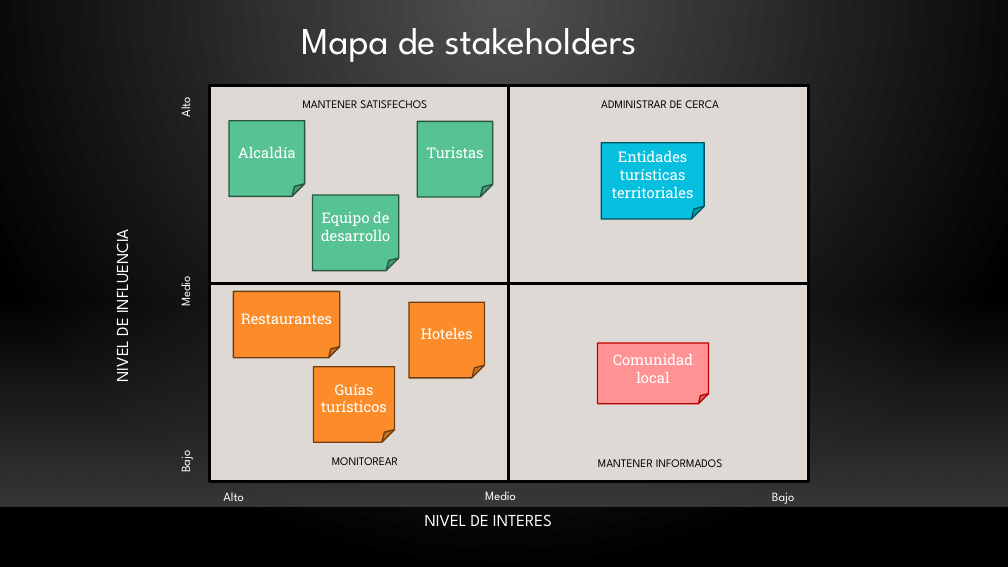
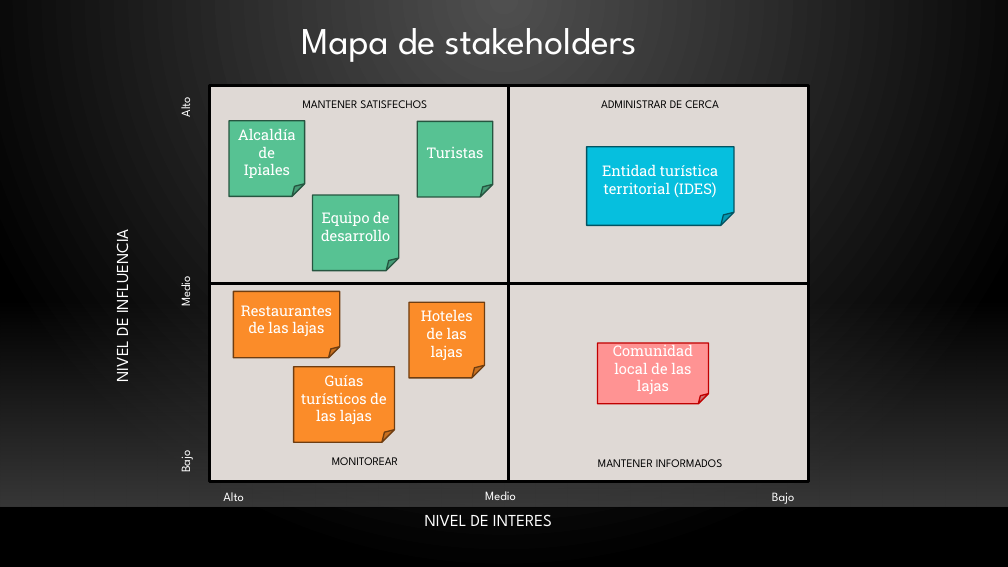
Before and after one commit to AlejoCeron-col/turismolaslajas, a slide deck: slide 1 of Mapa stakeholders.pptx. Drawn at 1008x567 pixels with LibreOffice and Linux fonts; fonts in the diff are those of the drawing; background and template pictures are left out. Boxes give left, top, right and bottom in pixels: in the first picture for what was removed or moved away, otherwise in the second. Text is boxed around its words. In the diff, an @@ line names an element or a change of style, - is before the commit and + after.

```diff
--- a/Mapa stakeholders.pptx
+++ b/Mapa stakeholders.pptx
@@ text in folded corner at box(238, 129, 296, 178): text changed @@
-Alcaldía
+Alcaldía de Ipiales
@@ folded corner "Entidad turística territorial (IDES)": place and size @@
-folded corner "Entidad turística territorial (IDES)" at box(601, 143, 704, 219)
+folded corner "Entidad turística territorial (IDES)" at box(587, 147, 734, 225)
@@ text in folded corner at box(602, 164, 718, 197): text changed @@
-Entidades turísticas territoriales
+Entidad turística territorial (IDES)
@@ text in folded corner at box(241, 305, 332, 336): text changed @@
-Restaurantes
+Restaurantes de las lajas
@@ text in folded corner at box(421, 309, 473, 360): text changed @@
-Hoteles
+Hoteles de las lajas
@@ text in folded corner at box(613, 342, 693, 394): text changed @@
-Comunidad local
+Comunidad local de las lajas
@@ folded corner "Guías turísticos de las lajas": place and size @@
-folded corner "Guías turísticos de las lajas" at box(314, 367, 395, 442)
+folded corner "Guías turísticos de las lajas" at box(293, 367, 394, 442)
@@ text in folded corner at box(301, 375, 386, 424): text changed @@
-Guías turísticos
+Guías turísticos de las lajas
```
Also in this commit, not shown: 3 other files.
